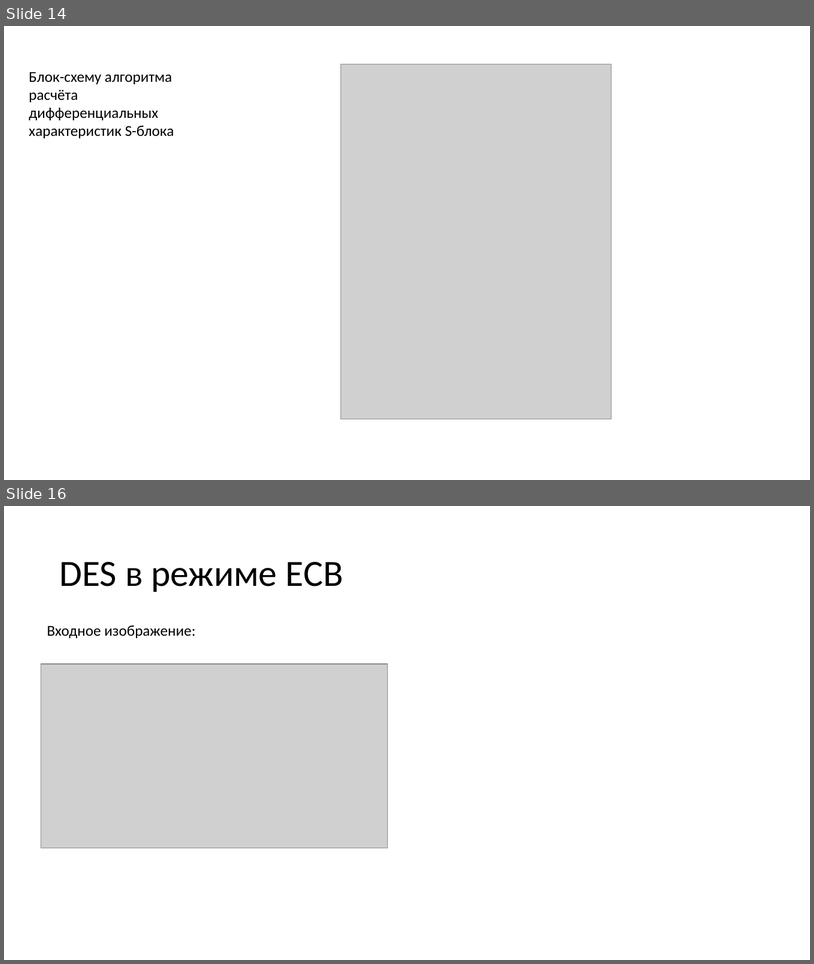
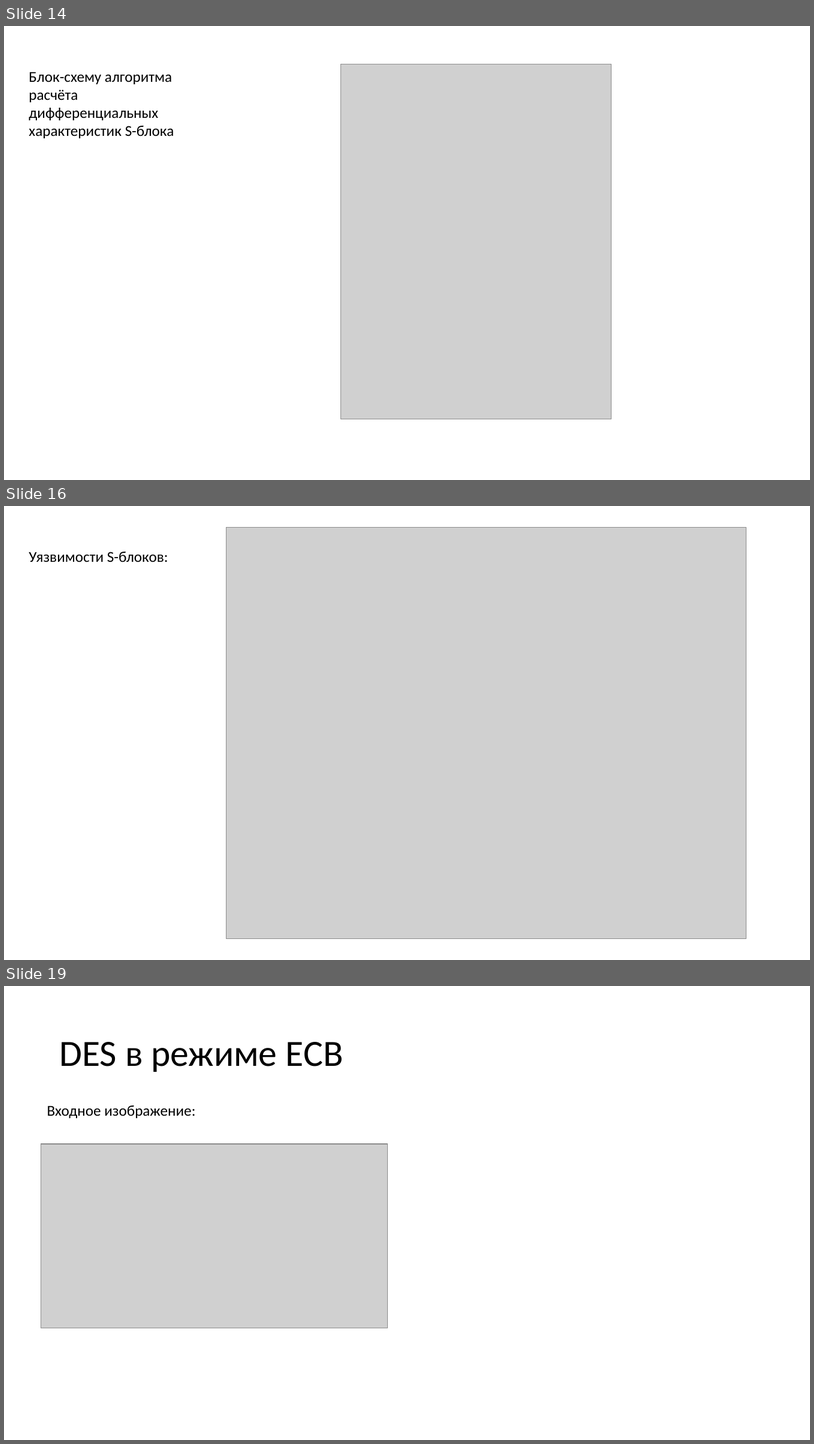
Before and after one commit to Danila-gi/Criptography, a slide deck: 3342ИвановДМЛАБ2.pptx. Shown one above the other, each under a label of ours: slides 14 and 16 before the commit, slides 14, 16 and 19 after it; the slides between them are not shown. The pictures are 814x964 and 814x1444 pixels, drawn with LibreOffice and Linux fonts; fonts in the diff are those of the drawing; grey boxes stand for pictures. Boxes give left, top, right and bottom in pixels: in the first picture for what was removed or moved away, otherwise in the second. Text is boxed around its words. In the diff, an @@ line names an element or a change of style, - is before the commit and + after.

```diff
--- a/3342ИвановДМЛАБ2.pptx
+++ b/3342ИвановДМЛАБ2.pptx
@@ slide 16 added at (x1=4, y1=506, x2=810, y2=960), background #FFFFFF @@
@@ picture added at (x1=227, y1=527, x2=746, y2=938) @@
@@ text added at (x1=29, y1=552, x2=168, y2=562), 18 pt, text #000000 @@
+Уязвимости S-блоков:
@@ what was slide 16 is now slide 19 @@
```
Also in this commit, not shown: 1 slide changed, 3 other slides added.
